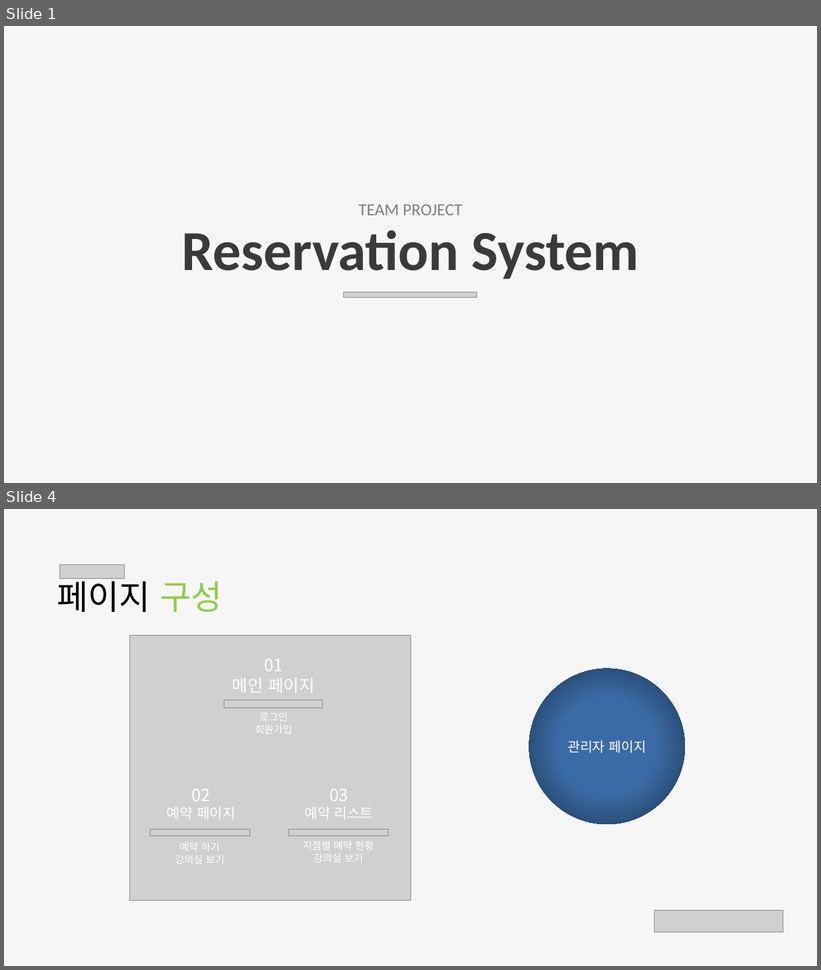
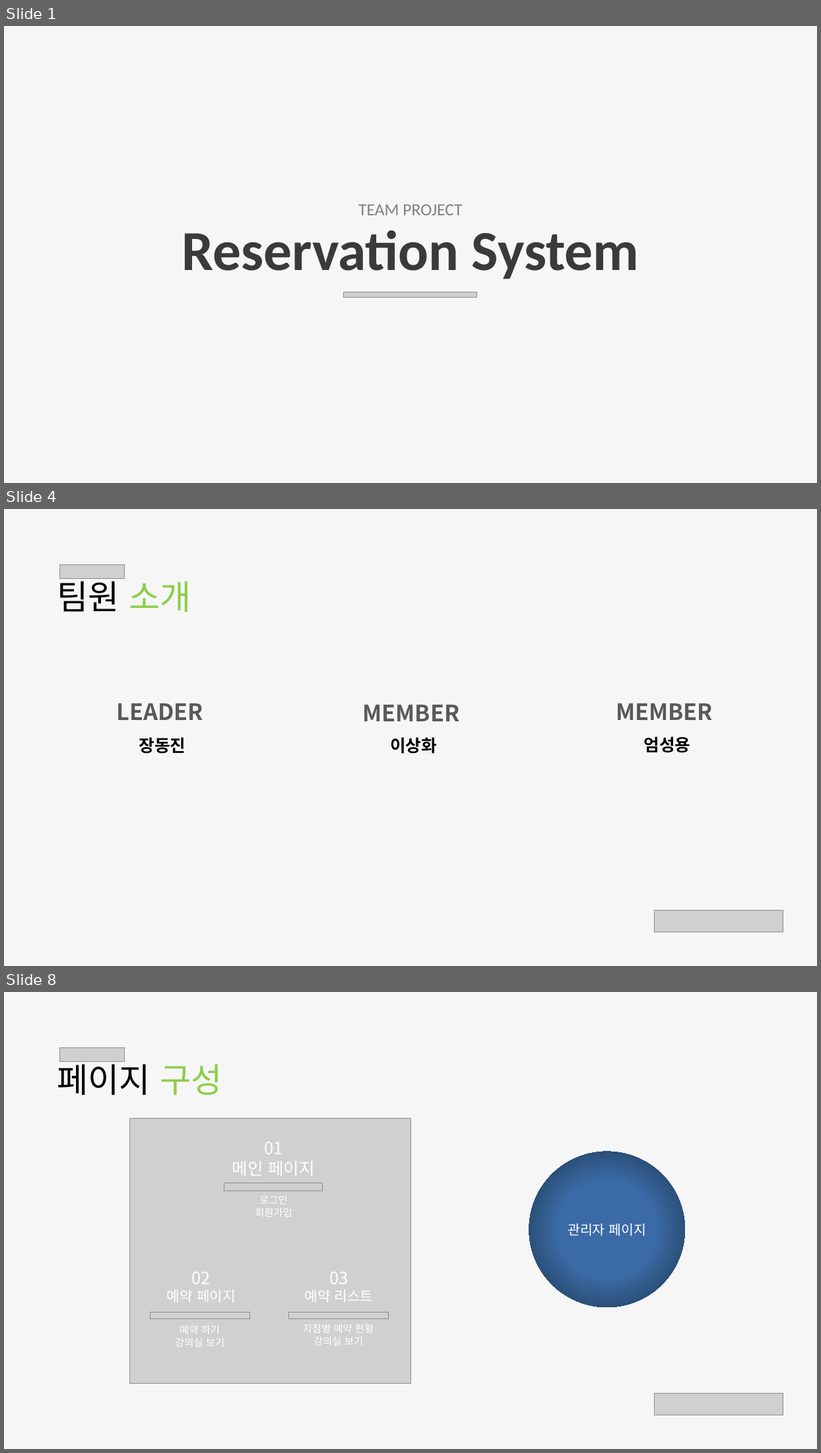
Before and after one commit to RionPark/jwc, a slide deck: src/숙제/d20200929/장동진/예약 시스템.pptx. Shown one above the other, each under a label of ours: slides 1 and 4 before the commit, slides 1, 4 and 8 after it; the slides between them are not shown. The pictures are 821x970 and 821x1453 pixels, drawn with LibreOffice and Linux fonts; fonts in the diff are those of the drawing; grey boxes stand for pictures; background and template pictures are left out. Boxes give left, top, right and bottom in pixels: in the first picture for what was removed or moved away, otherwise in the second. Text is boxed around its words. In the diff, an @@ line names an element or a change of style, - is before the commit and + after.

```diff
--- a/src/숙제/d20200929/장동진/예약 시스템.pptx
+++ b/src/숙제/d20200929/장동진/예약 시스템.pptx
@@ slide 4 added at [4,509,817,966], background #F6F6F6 @@
@@ picture added at [59,564,124,578] @@
@@ text added at [57,575,191,612], 60 pt, text #000000 @@
+팀원 소개
@@ text added at [117,703,203,720], 40 pt, text #595959, bold @@
+LEADER
@@ text added at [363,704,460,722], 40 pt, text #595959, bold @@
+MEMBER
@@ text added at [616,703,713,720], 40 pt, text #595959, bold @@
+MEMBER
@@ text added at [139,737,186,754], 30 pt, text #000000, bold @@
+장동진
@@ text added at [390,737,437,754], 30 pt, text #000000, bold @@
+이상화
@@ text added at [644,737,690,753], 30 pt, text #000000, bold @@
+엄성용
@@ picture added at [655,911,783,933] @@
@@ what was slide 4 is now slide 8 @@
```
Also in this commit, not shown: 8 slides changed, 3 other slides added, 3 slides removed.
